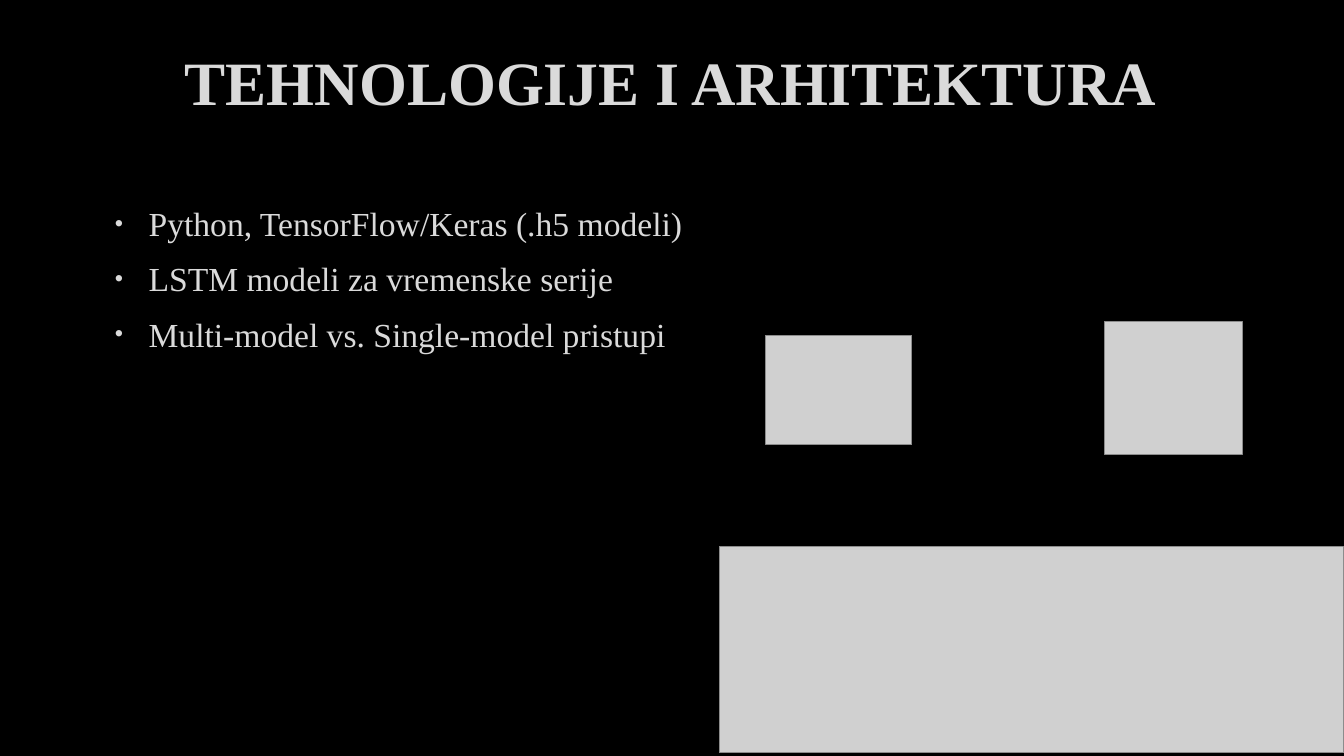
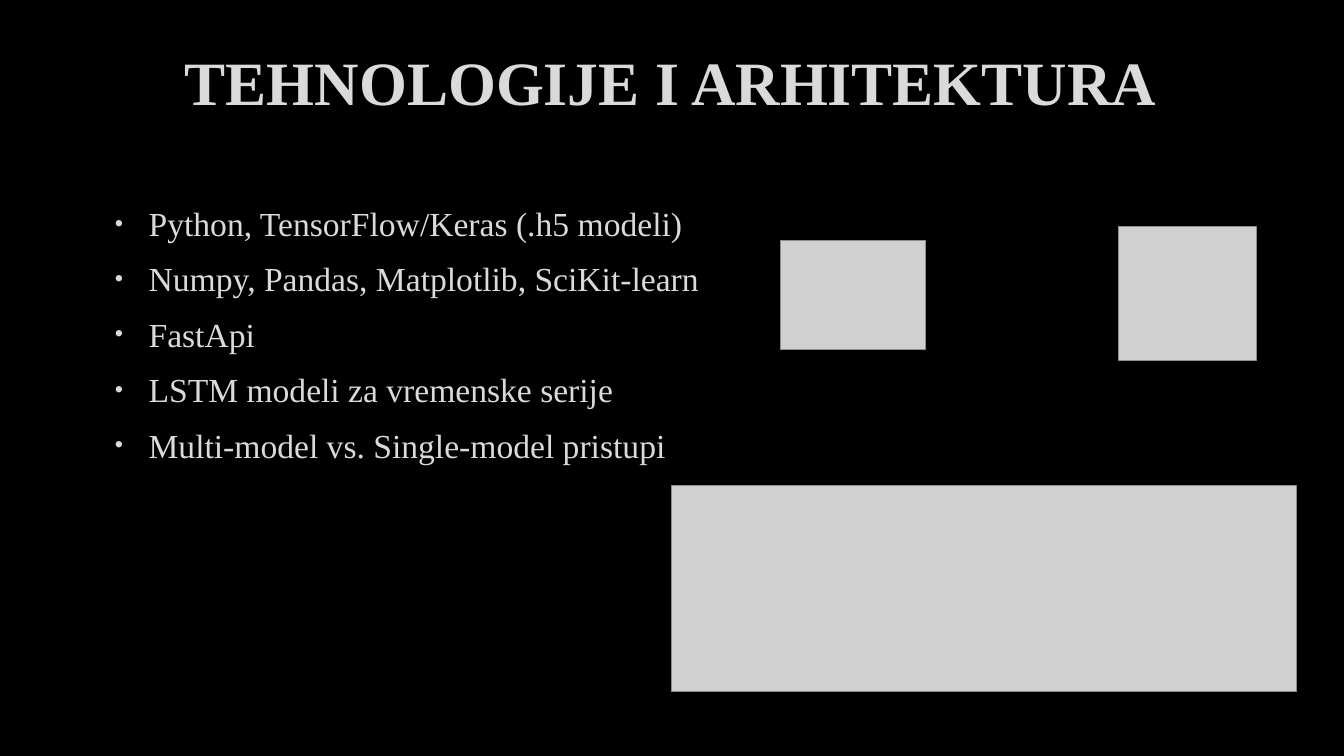
Before and after one commit to Vukasin211/AccountantAI, a slide deck: slide 4 of Izvestaj/Pametni sistem za praćenje i optimizaciju budžeta.pptx (slide 5 before the commit). Drawn at 1344x756 pixels with LibreOffice and Linux fonts; fonts in the diff are those of the drawing; grey boxes stand for pictures; background and template pictures are left out. Boxes give left, top, right and bottom in pixels: in the first picture for what was removed or moved away, otherwise in the second. Text is boxed around its words. In the diff, an @@ line names an element or a change of style, - is before the commit and + after.

```diff
--- a/Izvestaj/Pametni sistem za praćenje i optimizaciju budžeta.pptx
+++ b/Izvestaj/Pametni sistem za praćenje i optimizaciju budžeta.pptx
@@ picture: place and size @@
-picture at <box>1105,322,1242,455</box>
+picture at <box>1119,227,1256,360</box>
@@ text at <box>149,267,699,353</box>: paragraphs added @@
+• Numpy, Pandas, Matplotlib, SciKit-learn
+• FastApi
@@ picture: place and size @@
-picture at <box>766,336,912,445</box>
+picture at <box>780,241,927,350</box>
@@ picture: place and size @@
-picture at <box>719,546,1344,752</box>
+picture at <box>671,485,1297,691</box>
```
Also in this commit, not shown: 8 other slides changed, 3 slides added, 4 slides removed, 8 other files.
